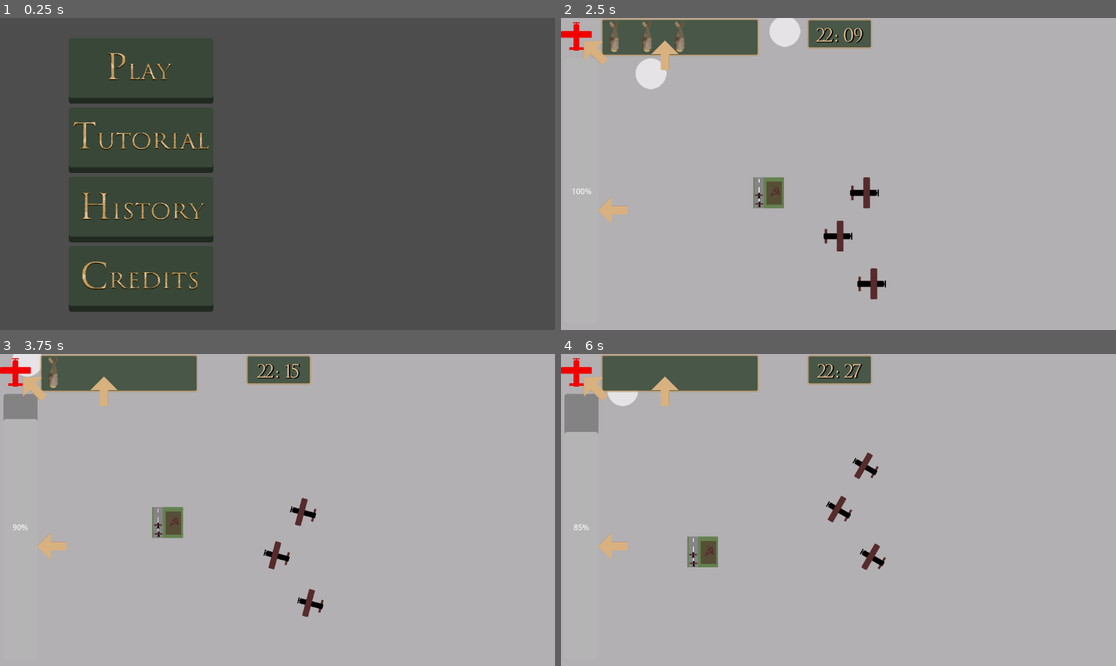
Above: before the commit, frames 1-4 (two rows, left to right).
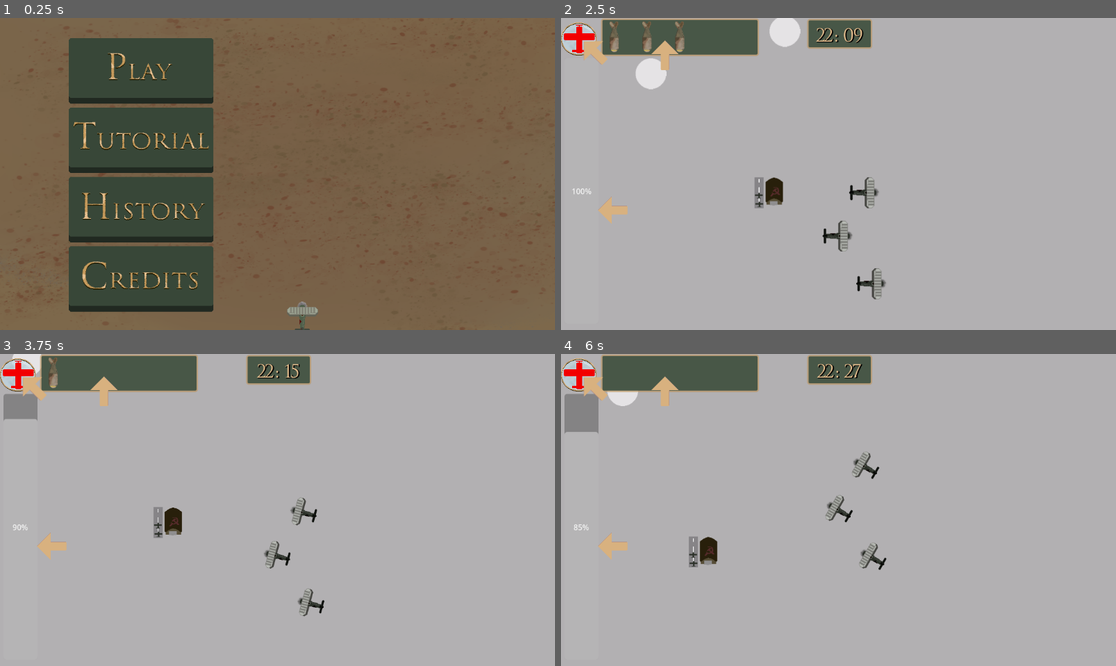
Above: after the commit, the same moments.

Repository: jsteele15/Night-witches
Game: Godot game, scene res://ui/start_menu.tscn
Two runs of this game, one before a commit and one after it. Both use one fixed random seed, a clock stepped at 60 frames per second and the inputs below.
Inputs (mouse positions are in pixels of both pictures, inside the frame that each line leads up to):
- Up to frame 1 (0.25 s): no input
- Up to frame 2 (2.5 s): click (699, 71) at 0.5 s; hold D (right) 1.28-2.03 s; hold Space (bomb) 1.28-2.03 s; hold A (left) from 2.03 s (still down); tap Space (bomb) at 2.1 s
- Up to frame 3 (3.75 s): release A (left) at 2.78 s; hold E (engine) 2.78-3.53 s; hold D (right) from 2.78 s (still down); tap Space (bomb) at 3.05, 3.6 s
- Up to frame 4 (6 s): release D (right) at 4.28 s; hold Space (bomb) 4.28-5.03 s; hold A (left) from 4.28 s (still down); tap E (engine) at 5.1 s; tap Space (bomb) at 5.3 s; hold Space (bomb) from 5.78 s (still down)

The runs differ from the first frame. In frame 1, 78% of the frame differs, in the area x 0-100%, y 0-100%; in frame 2, 1.5%; in frame 3, 1.3%; in frame 4, 1.3%.

Commit message:
sounds buildings
- changed some stuff for sounds and buiildings, added more to the map

Diff:
--- /dev/null
+++ b/night-witches/assets/particles/smooke.tscn
@@ -0,0 +1,39 @@
+[gd_scene load_steps=9 format=3 uid="uid://brsxwq7qjdeg7"]
+
+[ext_resource type="Texture2D" uid="uid://cs57p3k6aeag6" path="res://assets/img/smoke.png" id="1_e4roo"]
+
+[sub_resource type="Curve" id="Curve_o0lbo"]
+_limits = [-360.0, 360.0, 0.0, 1.0]
+_data = [Vector2(0, -173.93256), 0.0, 0.0, 0, 0, Vector2(0.9924243, 360), 0.0, 0.0, 0, 0]
+point_count = 2
+
+[sub_resource type="CurveTexture" id="CurveTexture_jcrq1"]
+curve = SubResource("Curve_o0lbo")
+
+[sub_resource type="Gradient" id="Gradient_ou1qa"]
+offsets = PackedFloat32Array(0.10377359, 0.23584905, 0.5283019, 0.8773585)
+colors = PackedColorArray(0.5691248, 0.4452144, 0, 1, 0.5268212, 0, 0, 1, 0.58509016, 0.5783591, 0.4952578, 1, 0.12955844, 0.12955847, 0.12955844, 1)
+
+[sub_resource type="GradientTexture1D" id="GradientTexture1D_pl83c"]
+gradient = SubResource("Gradient_ou1qa")
+
+[sub_resource type="Curve" id="Curve_4td54"]
+_data = [Vector2(0.0075757504, 0.48314613), 0.0, 0.0, 0, 0, Vector2(1, 1), 0.0, 0.0, 0, 0]
+point_count = 2
+
+[sub_resource type="CurveTexture" id="CurveTexture_e2nqo"]
+curve = SubResource("Curve_4td54")
+
+[sub_resource type="ParticleProcessMaterial" id="ParticleProcessMaterial_4p7ko"]
+particle_flag_disable_z = true
+angle_curve = SubResource("CurveTexture_jcrq1")
+direction = Vector3(-1, 0, 0)
+gravity = Vector3(0, -200, 0)
+scale_curve = SubResource("CurveTexture_e2nqo")
+color_ramp = SubResource("GradientTexture1D_pl83c")
+
+[node name="smooke" type="GPUParticles2D"]
+amount = 10
+texture = ExtResource("1_e4roo")
+randomness = 0.69
+process_material = SubResource("ParticleProcessMaterial_4p7ko")
--- a/night-witches/characters/player.gd
+++ b/night-witches/characters/player.gd
@@ -5,6 +5,7 @@
 @onready var bombing_cooldown : Timer = $"bombing cooldown"
 @onready var spotlight_cooldown : Timer = $"out spotlight cooldown"
 @onready var camera : Camera2D = $"game camera"
+@onready var smoke : GPUParticles2D = $smooke
 var speed : float = 300.0
 const MAX_SPEED : float = 300.0
 const BOTTOM_SPEED : float = 200.0
@@ -26,9 +27,14 @@
 #for visibility
 var fired_recently : bool = false
 var in_spotlight : bool = false
-
+var smoke_trig : bool = false
 func _physics_process(delta: float) -> void:
 	if GameVars.player_alive == false:
+		if smoke_trig == false:
+			main.sound_board.explosion_sound()
+			plane_image.visible = false
+			smoke.emitting = true
+			smoke_trig = true
 		return
 
 	if main.is_this_tutorial == true and GameVars.move_around == false:
@@ -47,7 +53,7 @@
 		right = true
 
 	if event.is_action_pressed("bomb"):
-		main.sound_board.explosion_sound()
+
 		_bomb()
 
 	if event.is_action_released("left"):
@@ -125,6 +131,7 @@
 func _bomb():
 	"""check how many bomb we have left, if its zero, return"""
 	if GameVars.number_of_bombs > -1:
+		main.sound_board.explosion_sound()
 		main.building_container.bombing()
 		camera.shake()
 		fired_recently = true
--- a/night-witches/characters/player.tscn
+++ b/night-witches/characters/player.tscn
@@ -1,8 +1,9 @@
-[gd_scene load_steps=6 format=3 uid="uid://bg74y0aekh2w4"]
+[gd_scene load_steps=7 format=3 uid="uid://bg74y0aekh2w4"]
 
 [ext_resource type="Script" uid="uid://cfhan2iushlcx" path="res://characters/player.gd" id="1_3eadt"]
 [ext_resource type="Texture2D" uid="uid://0enhcdyk0peh" path="res://assets/img/plane.png" id="1_dnjla"]
 [ext_resource type="PackedScene" uid="uid://c2su4i1dxoh6n" path="res://ui/game_camera.tscn" id="3_tory2"]
+[ext_resource type="PackedScene" uid="uid://brsxwq7qjdeg7" path="res://assets/particles/smooke.tscn" id="4_x0jl3"]
 
 [sub_resource type="CircleShape2D" id="CircleShape2D_3eadt"]
 radius = 30.149628
@@ -36,5 +37,8 @@
 wait_time = 3.0
 one_shot = true
 
+[node name="smooke" parent="." instance=ExtResource("4_x0jl3")]
+emitting = false
+
 [connection signal="timeout" from="bombing cooldown" to="." method="_on_bombing_cooldown_timeout"]
 [connection signal="timeout" from="out spotlight cooldown" to="." method="_on_out_spotlight_cooldown_timeout"]
--- a/night-witches/map/building.gd
+++ b/night-witches/map/building.gd
@@ -2,6 +2,7 @@
 
 @export var building_type : int = 0
 @onready var build_im : Sprite2D
+@onready var smoke : GPUParticles2D = $smooke
 enum building_types {
 	HOUSE = 0,
 	FACTORY = 1,
@@ -9,7 +10,9 @@
 	none1 = 3,
 	SUPPLIES = 4,
 	non2 = 5,
-	ARRTILERY = 6
+	ARRTILERY = 6,
+	non3 = 7,
+	BARBED = 8
 }
 
 var inside : bool = false
@@ -37,6 +40,7 @@
 		build_im.frame +=1
 		GameVars.current_points += GameVars.SMALL_TARGET
 		destroyed = true
+		smoke.emitting = true
 
 #
 #
--- a/night-witches/map/caucasus.tscn
+++ b/night-witches/map/caucasus.tscn
@@ -9,6 +9,7 @@
 [ext_resource type="PackedScene" uid="uid://gbouetnjuyxf" path="res://map/house.tscn" id="4_6apgj"]
 [ext_resource type="PackedScene" uid="uid://83ok3xdif8cu" path="res://characters/enemy_plane.tscn" id="4_77n2f"]
 [ext_resource type="PackedScene" uid="uid://28grpjl81215" path="res://ui/ui.tscn" id="4_j2od4"]
+[ext_resource type="PackedScene" uid="uid://cshxn2723cs4k" path="res://map/large_building.tscn" id="5_vkc16"]
 [ext_resource type="PackedScene" uid="uid://brh5lddwy2lbe" path="res://ui/sound_system.tscn" id="10_rsjlm"]
 
 [sub_resource type="Compositor" id="Compositor_uk6jo"]
@@ -80,6 +81,51 @@
 rotation = 2.2026055
 building_type = 2
 
+[node name="large building" parent="building container" instance=ExtResource("5_vkc16")]
+position = Vector2(1509, 1019)
+
+[node name="large building2" parent="building container" instance=ExtResource("5_vkc16")]
+position = Vector2(1409, 995)
+
+[node name="building16" parent="building container" instance=ExtResource("4_6apgj")]
+position = Vector2(1625.9999, 1916)
+rotation = 2.2026055
+building_type = 8
+
+[node name="building17" parent="building container" instance=ExtResource("4_6apgj")]
+position = Vector2(1748.9999, 1992)
+rotation = 1.6842427
+building_type = 8
+
+[node name="building18" parent="building container" instance=ExtResource("4_6apgj")]
+position = Vector2(1757.9999, 1771)
+rotation = 2.2026055
+building_type = 8
+
+[node name="building19" parent="building container" instance=ExtResource("4_6apgj")]
+position = Vector2(551, 923)
+rotation = 3.869395
+building_type = 8
+
+[node name="building20" parent="building container" instance=ExtResource("4_6apgj")]
+position = Vector2(2899, 838)
+building_type = 6
+
+[node name="building21" parent="building container" instance=ExtResource("4_6apgj")]
+position = Vector2(2866, 756)
+rotation = -0.64751714
+building_type = 6
+
+[node name="building22" parent="building container" instance=ExtResource("4_6apgj")]
+position = Vector2(2956, 768)
+rotation = 2.7209682
+building_type = 8
+
+[node name="building23" parent="building container" instance=ExtResource("4_6apgj")]
+position = Vector2(2779, 737)
+rotation = 0.64751714
+building_type = 8
+
 [node name="player" parent="." instance=ExtResource("2_uk6jo")]
 z_index = 10
 position = Vector2(2472, 2477)
@@ -94,11 +140,11 @@
 [node name="german planes" type="Node" parent="."]
 
 [node name="enemy_plane" parent="german planes" instance=ExtResource("4_77n2f")]
-position = Vector2(1594, 1685)
+position = Vector2(1318, 1541)
 target = Vector2(1500, 1600)
 
 [node name="enemy_plane2" parent="german planes" instance=ExtResource("4_77n2f")]
-position = Vector2(2616, 1190)
+position = Vector2(2614, 1262)
 target = Vector2(2600, 1200)
 
 [node name="enemy_plane3" parent="german planes" instance=ExtResource("4_77n2f")]
@@ -106,7 +152,7 @@
 target = Vector2(2600, 1200)
 
 [node name="enemy_plane4" parent="german planes" instance=ExtResource("4_77n2f")]
-position = Vector2(368, 868)
+position = Vector2(764, 811)
 target = Vector2(260, 900)
 
 [node name="enemy_plane5" parent="german planes" instance=ExtResource("4_77n2f")]
--- a/night-witches/map/game_vars.gd
+++ b/night-witches/map/game_vars.gd
@@ -51,7 +51,7 @@
 	current_hight = 3000
 	number_of_bombs = 4
 
-var TUTORIAL_INTRO : String = "[center]Comrade, bomb them or summet".format({})
+var TUTORIAL_INTRO : String = "[center]Comrade, we must all do our part to throw out the invaders".format({})
 var TUTORIAL_MOVE : String = "[center]A or D keys to change direction".format({})
 var TUTORIAL_SPACE : String = "[center]press SPACE to drop a bomb on a target".format({})
 var TUTORIAL_NOISE : String = "[center]be mindful of the noise you make, press E to turn off your engines. Dont fly too low!".format({})
--- a/night-witches/map/house.tscn
+++ b/night-witches/map/house.tscn
@@ -1,7 +1,8 @@
-[gd_scene load_steps=4 format=3 uid="uid://gbouetnjuyxf"]
+[gd_scene load_steps=5 format=3 uid="uid://gbouetnjuyxf"]
 
 [ext_resource type="Texture2D" uid="uid://l6hpktvn6v83" path="res://assets/img/house.png" id="1_70a1a"]
 [ext_resource type="Script" uid="uid://dkqskp8lialm" path="res://map/building.gd" id="1_a73il"]
+[ext_resource type="PackedScene" uid="uid://brsxwq7qjdeg7" path="res://assets/particles/smooke.tscn" id="3_m7pmm"]
 
 [sub_resource type="CircleShape2D" id="CircleShape2D_a73il"]
 radius = 42.107006
@@ -16,7 +17,11 @@
 position = Vector2(0, -1)
 texture = ExtResource("1_70a1a")
 hframes = 2
-vframes = 4
+vframes = 5
+
+[node name="smooke" parent="." instance=ExtResource("3_m7pmm")]
+position = Vector2(-1, 1)
+emitting = false
 
 [connection signal="body_entered" from="." to="." method="_on_body_entered"]
 [connection signal="body_exited" from="." to="." method="_on_body_exited"]
--- /dev/null
+++ b/night-witches/map/large_building.tscn
@@ -0,0 +1,27 @@
+[gd_scene load_steps=5 format=3 uid="uid://cshxn2723cs4k"]
+
+[ext_resource type="PackedScene" uid="uid://brsxwq7qjdeg7" path="res://assets/particles/smooke.tscn" id="1_v0cl2"]
+[ext_resource type="Script" uid="uid://dkqskp8lialm" path="res://map/building.gd" id="1_w81xn"]
+[ext_resource type="Texture2D" uid="uid://s32wgjkaokpp" path="res://assets/img/largebuild.png" id="2_w81xn"]
+
+[sub_resource type="CircleShape2D" id="CircleShape2D_w81xn"]
+radius = 38.052597
+
+[node name="large building" type="Area2D"]
+script = ExtResource("1_w81xn")
+
+[node name="CollisionShape2D" type="CollisionShape2D" parent="."]
+shape = SubResource("CircleShape2D_w81xn")
+
+[node name="Largebuild" type="Sprite2D" parent="."]
+position = Vector2(0, 1)
+texture = ExtResource("2_w81xn")
+hframes = 2
+vframes = 2
+
+[node name="smooke" parent="." instance=ExtResource("1_v0cl2")]
+position = Vector2(-1, 1)
+emitting = false
+
+[connection signal="body_entered" from="." to="." method="_on_body_entered"]
+[connection signal="body_exited" from="." to="." method="_on_body_exited"]
--- a/night-witches/ui/start_menu.gd
+++ b/night-witches/ui/start_menu.gd
@@ -6,6 +6,8 @@
 @onready var credits_but : TextureButton = $"start menu canvas/Control/sides screen container/left side container/VBoxContainer/credits"
 @onready var side_text : RichTextLabel = $"start menu canvas/Control/sides screen container/side info"
 @onready var click_sound : AudioStreamPlayer = $"click sound"
+@onready var plane : TextureRect = $"start menu canvas/plane rect"
+@onready var plane2 : TextureRect = $"start menu canvas/plane rect2"
 var credit_text : String = "[center]
 Catgaming - Art
 
@@ -16,12 +18,15 @@
 Fonts - Trajanus Roman by Roger White".format({})
 # Called when the node enters the scene tree for the first time.
 func _ready() -> void:
-	pass # Replace with function body.
+	$"main track".play()
+
 
 
 # Called every frame. 'delta' is the elapsed time since the previous frame.
 func _process(delta: float) -> void:
-	pass
+	plane.position.y -= 5
+	plane2.position.y -= 5
+
 
 
 func _on_play_pressed() -> void:
--- a/night-witches/ui/start_menu.tscn
+++ b/night-witches/ui/start_menu.tscn
@@ -1,7 +1,8 @@
-[gd_scene load_steps=17 format=3 uid="uid://yjevycyx5wa6"]
+[gd_scene load_steps=21 format=3 uid="uid://yjevycyx5wa6"]
 
 [ext_resource type="Script" uid="uid://wa5xu0eyn8a2" path="res://ui/start_menu.gd" id="1_kw4xl"]
 [ext_resource type="Texture2D" uid="uid://budhr3wt51jx4" path="res://assets/img/ui/play base but.png" id="2_lb6g3"]
+[ext_resource type="Texture2D" uid="uid://dj8m2nuufo1qm" path="res://assets/img/background.png" id="2_lc0y3"]
 [ext_resource type="Texture2D" uid="uid://4oa0et4wv3jp" path="res://assets/img/ui/play base down.png" id="3_fl3bm"]
 [ext_resource type="Texture2D" uid="uid://c6s4ve0bdi483" path="res://assets/img/ui/play base over.png" id="4_ddqrn"]
 [ext_resource type="Texture2D" uid="uid://c07liexe58eov" path="res://assets/img/ui/tut base but.png" id="5_dr3nq"]
@@ -15,6 +16,9 @@
 [ext_resource type="Texture2D" uid="uid://23a4588p37v5" path="res://assets/img/ui/cred base over.png" id="13_4wm4l"]
 [ext_resource type="PackedScene" uid="uid://xeg2gnmclwhw" path="res://ui/game_text.tscn" id="14_r3a5d"]
 [ext_resource type="AudioStream" uid="uid://cu3f7dp5kyntv" path="res://assets/music/fx/UI_Click OS R1.mp3" id="15_4wm4l"]
+[ext_resource type="Texture2D" uid="uid://0enhcdyk0peh" path="res://assets/img/plane.png" id="16_gkhny"]
+[ext_resource type="AudioStream" uid="uid://bnlow07rrw41" path="res://assets/music/tracks/Bombing Run R1.ogg" id="17_gkhny"]
+[ext_resource type="Texture2D" uid="uid://jib8ojtsjoih" path="res://assets/img/german plane.png" id="17_vhcxx"]
 
 [sub_resource type="StyleBoxFlat" id="StyleBoxFlat_0kfsi"]
 bg_color = Color(0.28235295, 0.34117648, 0.2784314, 1)
@@ -33,6 +37,34 @@
 
 [node name="start menu canvas" type="CanvasLayer" parent="."]
 
+[node name="ColorRect" type="ColorRect" parent="start menu canvas"]
+anchors_preset = 15
+anchor_right = 1.0
+anchor_bottom = 1.0
+grow_horizontal = 2
+grow_vertical = 2
+size_flags_horizontal = 3
+size_flags_vertical = 3
+color = Color(0.7137255, 0.5921569, 0.41960785, 1)
+
+[node name="TextureRect" type="TextureRect" parent="start menu canvas"]
+anchors_preset = 15
+anchor_right = 1.0
+anchor_bottom = 1.0
+grow_horizontal = 2
+grow_vertical = 2
+size_flags_horizontal = 3
+texture = ExtResource("2_lc0y3")
+expand_mode = 1
+
+[node name="night" type="ColorRect" parent="start menu canvas"]
+anchors_preset = 15
+anchor_right = 1.0
+anchor_bottom = 1.0
+grow_horizontal = 2
+grow_vertical = 2
+color = Color(0.050980393, 0.050980393, 0.050980393, 0.3372549)
+
 [node name="Control" type="Control" parent="start menu canvas"]
 layout_mode = 3
 anchors_preset = 15
@@ -133,8 +165,35 @@
 grow_vertical = 2
 theme_override_styles/panel = SubResource("StyleBoxFlat_0kfsi")
 
+[node name="plane rect" type="TextureRect" parent="start menu canvas"]
+anchors_preset = -1
+anchor_left = 0.53000003
+anchor_top = 0.5
+anchor_right = 0.53000003
+anchor_bottom = 0.5
+offset_left = -14.560059
+offset_top = 339.0
+offset_right = 25.439941
+offset_bottom = 379.0
+texture = ExtResource("16_gkhny")
+
+[node name="plane rect2" type="TextureRect" parent="start menu canvas"]
+anchors_preset = -1
+anchor_left = 0.53000003
+anchor_top = 0.5
+anchor_right = 0.53000003
+anchor_bottom = 0.5
+offset_left = 57.43994
+offset_top = 454.0
+offset_right = 121.43994
+offset_bottom = 518.0
+texture = ExtResource("17_vhcxx")
+
 [node name="click sound" type="AudioStreamPlayer" parent="."]
 stream = ExtResource("15_4wm4l")
+
+[node name="main track" type="AudioStreamPlayer" parent="."]
+stream = ExtResource("17_gkhny")
 
 [connection signal="pressed" from="start menu canvas/Control/sides screen container/left side container/VBoxContainer/play" to="." method="_on_play_pressed"]
 [connection signal="pressed" from="start menu canvas/Control/sides screen container/left side container/VBoxContainer/tutorial" to="." method="_on_tutorial_pressed"]
--- a/night-witches/ui/vis_indicator.tscn
+++ b/night-witches/ui/vis_indicator.tscn
@@ -1,7 +1,8 @@
-[gd_scene load_steps=6 format=3 uid="uid://brnf6mgju1lb8"]
+[gd_scene load_steps=7 format=3 uid="uid://brnf6mgju1lb8"]
 
 [ext_resource type="Script" uid="uid://ctef2f13ak71t" path="res://ui/vis_indicator.gd" id="1_eluug"]
 [ext_resource type="Texture2D" uid="uid://brwrs7e3yo1pq" path="res://assets/img/visibility_indicator.png" id="1_uxbk8"]
+[ext_resource type="Texture2D" uid="uid://docrbi055jkal" path="res://assets/img/visor.png" id="2_0itn7"]
 [ext_resource type="Texture2D" uid="uid://2x0o6iqemi45" path="res://assets/img/bomb.png" id="3_b0elr"]
 [ext_resource type="Texture2D" uid="uid://bwek3wufva7sr" path="res://assets/img/tutorial arrow.png" id="4_gdx3j"]
 
@@ -28,10 +29,18 @@
 grow_vertical = 2
 script = ExtResource("1_eluug")
 
+[node name="TextureRect" type="TextureRect" parent="."]
+layout_mode = 0
+offset_right = 74.0
+offset_bottom = 69.0
+texture = ExtResource("2_0itn7")
+
 [node name="plane im" type="TextureRect" parent="."]
 layout_mode = 0
-offset_right = 40.0
-offset_bottom = 40.0
+offset_left = 6.0
+offset_top = 5.0
+offset_right = 70.0
+offset_bottom = 64.0
 texture = ExtResource("1_uxbk8")
 
 [node name="Panel" type="Panel" parent="."]
Binary file changed: night-witches/assets/img/airport.png
Binary file added: night-witches/assets/img/background.png
Not shown, added: night-witches/assets/img/background.png.import
Binary file added: night-witches/assets/img/cabin.png
Not shown, added: night-witches/assets/img/cabin.png.import
Binary file changed: night-witches/assets/img/house.png
Binary file added: night-witches/assets/img/largebuild.png
Not shown, added: night-witches/assets/img/largebuild.png.import
Binary file changed: night-witches/assets/img/plane.png
Binary file added: night-witches/assets/img/smoke.png
Not shown, added: night-witches/assets/img/smoke.png.import
Binary file added: night-witches/assets/img/visor.png
(and 5 more such lines)
